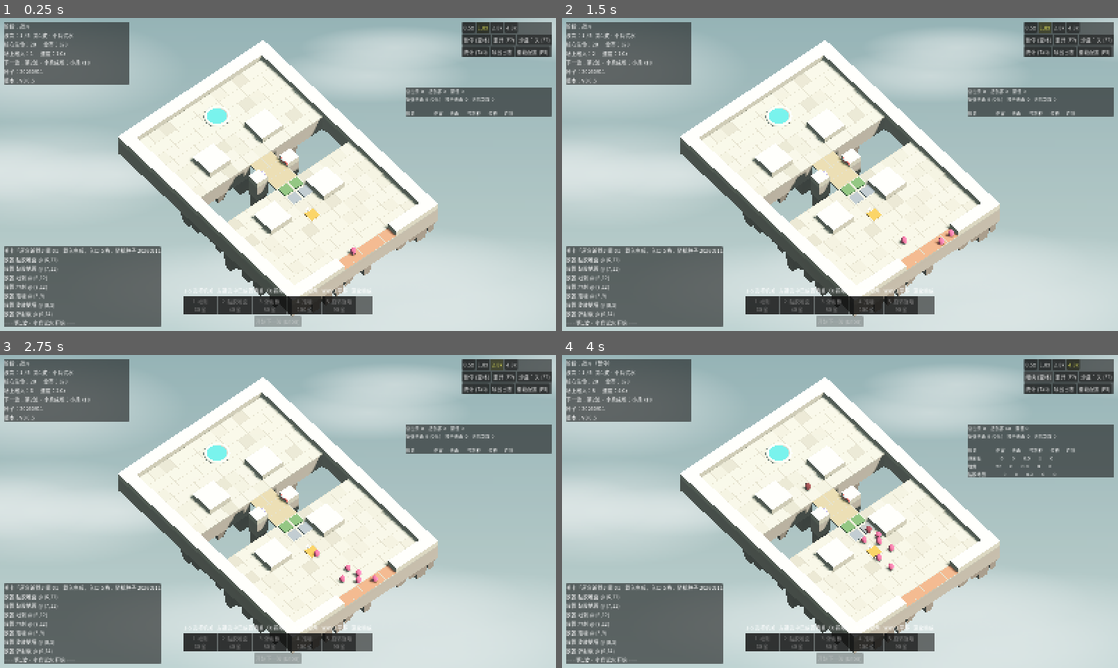
Above: before the commit, frames 1-4 (two rows, left to right).
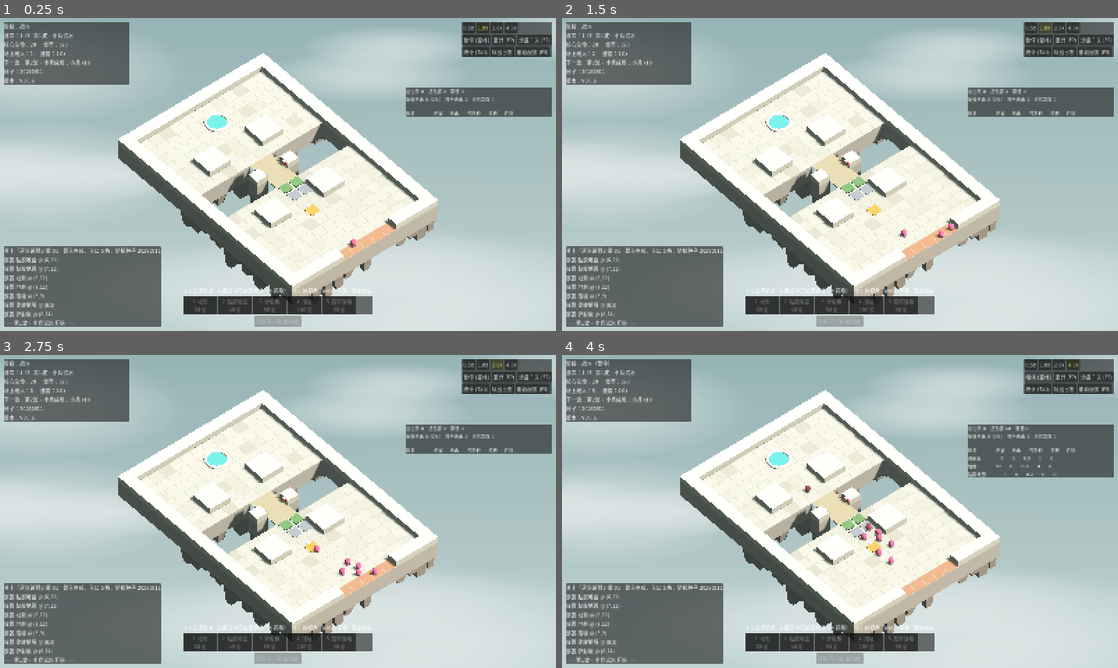
Above: after the commit, the same moments.

Repository: Autinhorse/HumanMustDie
Game: Godot game, scene res://tests/demo.tscn
Two runs of this game, one before a commit and one after it. Both use one fixed random seed, a clock stepped at 60 frames per second and the inputs below. This scene is started directly instead of the project's main scene.
Inputs:
- Up to frame 1 (0.25 s): no input
- Up to frame 2 (1.5 s): click "0.5x" at 0.5 s; click "1.0x" at 1.25 s
- Up to frame 3 (2.75 s): click "2.0x" at 2 s
- Up to frame 4 (4 s): click "4.0x" at 2.75 s; click "暂停 (空格)" at 3.5 s

The runs differ from the first frame. In frame 1, 8.2% of the frame differs, in the area x 5-79%, y 7-96%; in frame 2, 8.2%; in frame 3, 8.3%; in frame 4, 8.4%.

Commit message:
v0.0.6 俯角从 52° 改成 45°
对比了 45 / 38 / 32 三档：38 最接近参考图，但外圈的墙会开始挡住身后
一排地格；32 更平，近侧墙遮挡明显、坑也不好读。45 是观感和可读性的
平衡点。

演示脚本新增 --pitch，可以直接出不同俯角的对比图。

Co-Authored-By: Claude Opus 5 (1M context) <noreply@anthropic.com>
Claude-Session: https://claude.ai/code/session_01VCzWxNk1LcyQr5pasXVQW6

Diff:
--- a/data/config.json
+++ b/data/config.json
@@ -12,7 +12,7 @@
   "camera": {
     "_comment": "斜俯视用正交投影，不做透视；缩放改的是 ortho_size（可视高度，单位=世界米）",
     "projection": "orthogonal",
-    "pitch_deg": -52.0,
+    "pitch_deg": -45.0,
     "yaw_deg": -40.0,
     "distance": 60.0,
     "ortho_size": 46.0,
--- a/project.godot
+++ b/project.godot
@@ -11,7 +11,7 @@
 [application]
 
 config/name="HumanMustDie - Prototype A"
-config/version="0.0.5"
+config/version="0.0.6"
 config/description="机关塔防灰盒原型：固定走廊 + 5 种机关 + 小/中/重三类物理敌人"
 run/main_scene="res://scenes/main.tscn"
 config/features=PackedStringArray("4.7", "Forward Plus")
--- a/scripts/main.gd
+++ b/scripts/main.gd
@@ -421,6 +421,11 @@
 					select_trap(String(allowed[i]))
 					break
 
+## 直接指定俯角（调镜头用）。传正数，内部按俯视处理。
+func set_pitch(deg: float) -> void:
+	_pitch = -absf(deg)
+	_update_camera()
+
 ## 直接指定正交可视高度（调美术/拍近景用）
 func set_zoom(size: float) -> void:
 	_ortho_size = clampf(size, Cfg.num("camera.ortho_min", 10.0), Cfg.num("camera.ortho_max", 90.0))
--- a/tests/demo.gd
+++ b/tests/demo.gd
@@ -29,6 +29,7 @@
 	var path := ""
 	var delay := 6.0
 	var ortho := 0.0
+	var pitch := 0.0
 	for i in args.size():
 		if args[i] == "--shot" and i + 1 < args.size():
 			path = args[i + 1]
@@ -36,11 +37,15 @@
 			delay = float(args[i + 1])
 		elif args[i] == "--ortho" and i + 1 < args.size():
 			ortho = float(args[i + 1])
+		elif args[i] == "--pitch" and i + 1 < args.size():
+			pitch = float(args[i + 1])
 	if path == "":
 		return
+	var m := get_child(0)
 	if ortho > 0.0:
-		var m := get_child(0)
 		m.set_zoom(ortho)
+	if pitch > 0.0:
+		m.set_pitch(pitch)
 	await get_tree().create_timer(delay).timeout
 	await RenderingServer.frame_post_draw
 	var img := get_viewport().get_texture().get_image()
Not shown, changed: docs/原型A_运行与实现说明.md
